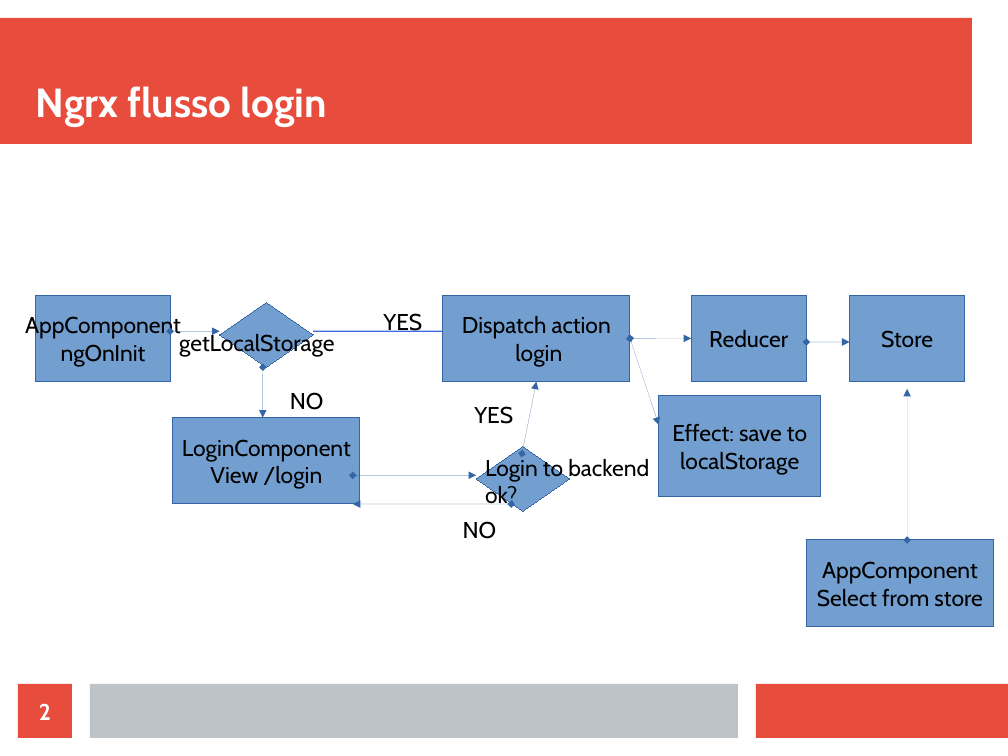
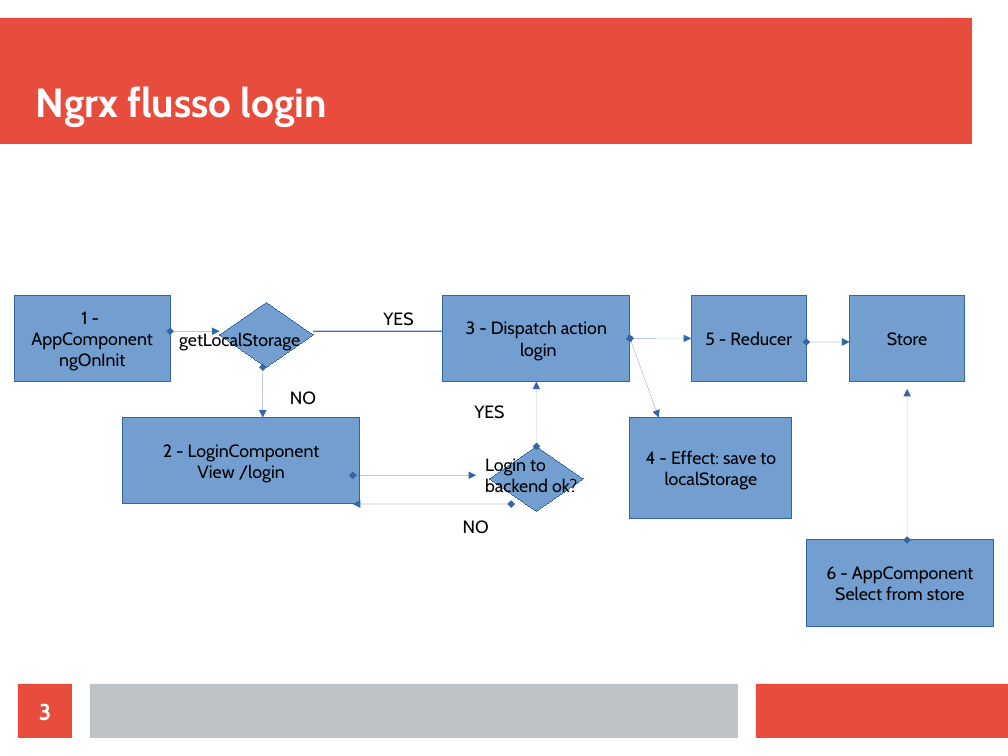
Before and after one commit to paololersey/ngrx-course, a slide deck: slide 3 of flusso_login.odp (slide 2 before the commit). Drawn at 1008x756 pixels with LibreOffice and Linux fonts; fonts in the diff are those of the drawing. Boxes give left, top, right and bottom in pixels: in the first picture for what was removed or moved away, otherwise in the second. Text is boxed around its words. In the diff, an @@ line names an element or a change of style, - is before the commit and + after.

Commit message:
flusso login

```diff
--- a/flusso_login.odp
+++ b/flusso_login.odp
@@ rectangle "1 -" resized from (x1=36, y1=295, x2=170, y2=381) to (x1=15, y1=295, x2=170, y2=381) @@
@@ text in rectangle at (x1=81, y1=311, x2=87, y2=324): paragraph added @@
+1 -
@@ text in rectangle at (x1=466, y1=320, x2=607, y2=339): text changed; size 18 to 14 pt @@
-Dispatch action
+3 - Dispatch action
@@ text in rectangle at (x1=31, y1=332, x2=152, y2=371): size 18 to 14 pt @@
@@ text in rectangle at (x1=520, y1=342, x2=556, y2=361): size 18 to 14 pt in "login" @@
@@ double arrow moved from (659, 425) - (630, 338) to (659, 418) - (630, 338) @@
@@ text in rectangle at (x1=705, y1=331, x2=792, y2=345): text changed; size 18 to 14 pt @@
-Reducer
+5 - Reducer
@@ double arrow moved from (537, 381) - (522, 454) to (537, 381) - (537, 446) @@
@@ rectangle "2 - LoginComponent" resized from (x1=173, y1=418, x2=360, y2=504) to (x1=123, y1=418, x2=360, y2=504) @@
@@ rectangle "4 - Effect: save to" moved from (x1=659, y1=396, x2=820, y2=497) to (x1=630, y1=418, x2=792, y2=519) @@
@@ text in rectangle at (x1=163, y1=444, x2=320, y2=462): text changed; size 18 to 14 pt @@
-LoginComponent
+2 - LoginComponent
@@ diamond moved from (x1=477, y1=446, x2=570, y2=511) to (x1=489, y1=446, x2=583, y2=511) @@
@@ text in rectangle at (x1=197, y1=464, x2=285, y2=483): size 18 to 14 pt in "View /login" @@
@@ text at (x1=485, y1=456, x2=577, y2=498): text changed; size 18 to 14 pt @@
-Login to backend ok?
+Login to
+backend ok?
@@ text in rectangle at (x1=646, y1=450, x2=776, y2=464): text changed; size 18 to 14 pt @@
-Effect: save to
+4 - Effect: save to
@@ text in rectangle at (x1=665, y1=471, x2=758, y2=490): size 18 to 14 pt in "localStorage" @@
@@ size 18 to 14 pt in 6 elements at (x1=850, y1=295, x2=965, y2=381), (x1=179, y1=331, x2=300, y2=351), (x1=383, y1=312, x2=413, y2=326), (x1=290, y1=391, x2=316, y2=405), (x1=474, y1=405, x2=504, y2=419), (x1=463, y1=520, x2=489, y2=534) @@
@@ text in rectangle at (x1=826, y1=566, x2=973, y2=584): text changed; size 18 to 14 pt @@
-AppComponent
+6 - AppComponent
@@ text in rectangle at (x1=835, y1=586, x2=965, y2=601): size 18 to 14 pt in "Select from store" @@
@@ page number at (x1=39, y1=703, x2=51, y2=721): text changed @@
-2
+3
```
Also in this commit, not shown: 12 slides added, 1 slide removed.
